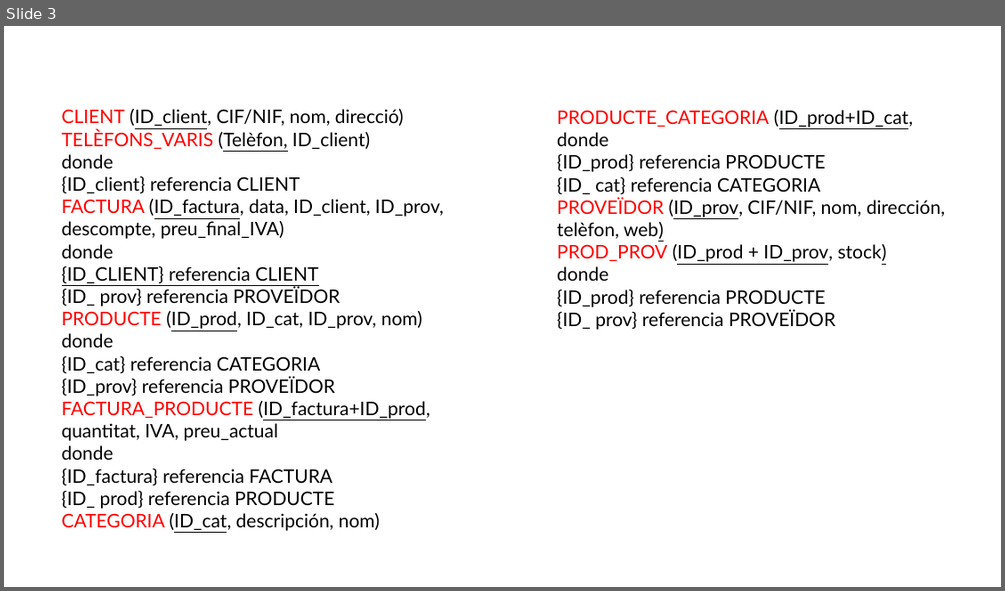
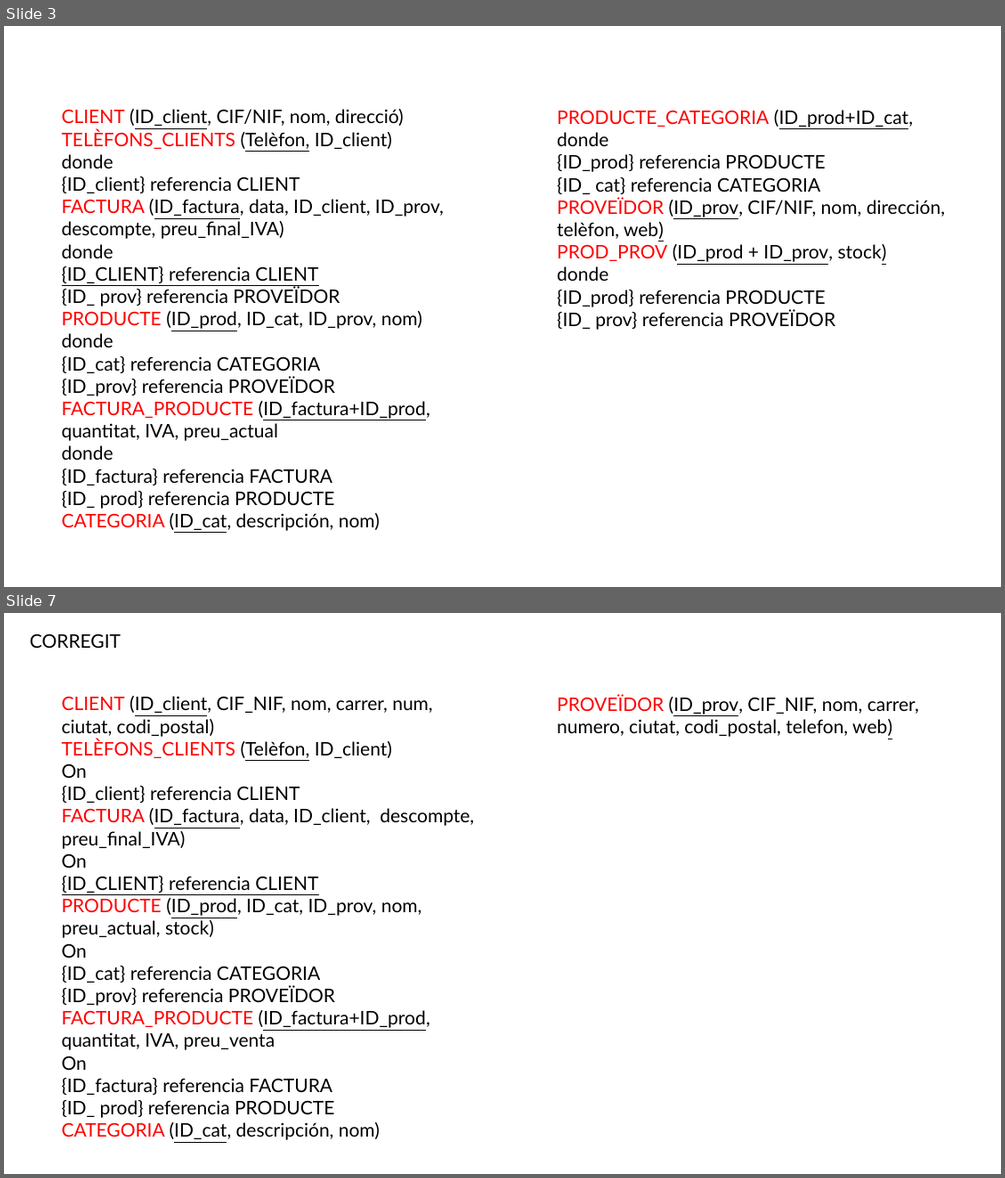
Before and after one commit to JPCC0033/BBDD, a slide deck: BBDD/vendes/Vendes.pptx. Shown one above the other, each under a label of ours: slide 3 before the commit, slides 3 and 7 after it; the slides between them are not shown. The pictures are 1005x591 and 1005x1178 pixels, drawn with LibreOffice and Linux fonts; fonts in the diff are those of the drawing. Boxes give left, top, right and bottom in pixels: in the first picture for what was removed or moved away, otherwise in the second. Text is boxed around its words. In the diff, an @@ line names an element or a change of style, - is before the commit and + after.

Commit message:
corregit vendes

```diff
--- a/BBDD/vendes/Vendes.pptx
+++ b/BBDD/vendes/Vendes.pptx
@@ slide 7 added at <box>4,613,1001,1174</box>, background #FFFFFF @@
@@ text added at <box>30,633,121,648</box>, 18 pt, text #000000 @@
+CORREGIT
@@ text added at <box>62,696,474,1140</box>, 18 pt, text #000000 @@
+CLIENT (ID_client, CIF_NIF, nom, carrer, num, ciutat, codi_postal)
+TELÈFONS_CLIENTS (Telèfon, ID_client)
+On
+{ID_client} referencia CLIENT
+FACTURA (ID_factura, data, ID_client, descompte, preu_final_IVA)
+On
+{ID_CLIENT} referencia CLIENT
+PRODUCTE (ID_prod, ID_cat, ID_prov, nom, preu_actual, stock)
+On
+{ID_cat} referencia CATEGORIA
+{ID_prov} referencia PROVEÏDOR
+FACTURA_PRODUCTE (ID_factura+ID_prod, quantitat, IVA, preu_venta
+On
+{ID_factura} referencia FACTURA
+{ID_ prod} referencia PRODUCTE
+CATEGORIA (ID_cat, descripción, nom)
@@ text added at <box>557,695,919,737</box>, 18 pt, text #000000 @@
+PROVEÏDOR (ID_prov, CIF_NIF, nom, carrer, numero, ciutat, codi_postal, telefon, web)
@@ slide 3 changed as well @@
@@ text at <box>62,109,404,168</box>: text changed @@
-CLIENT (ID_client, CIF/NIF, nom, direcció)
-TELÈFONS_VARIS (Telèfon, ID_client)
-donde
+CLIENT (ID_client, CIF/NIF, nom, direcció)
+TELÈFONS_CLIENTS (Telèfon, ID_client)
+donde
```
Also in this commit, not shown: 2 other slides changed, 3 other slides added.
